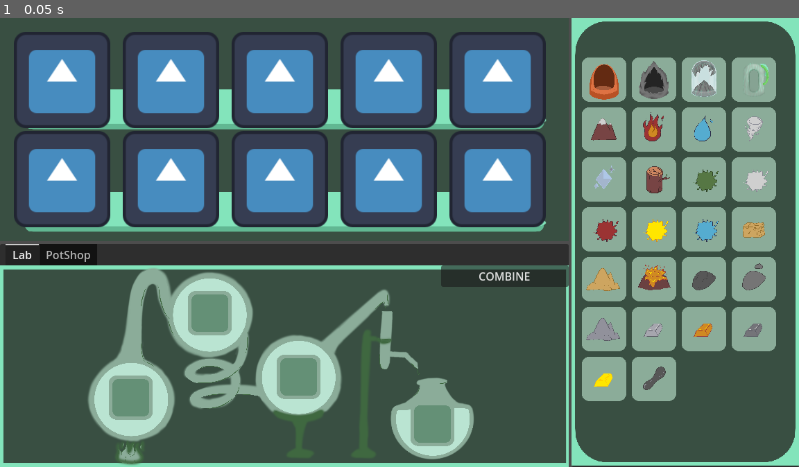
Above: before the commit, frame 1.
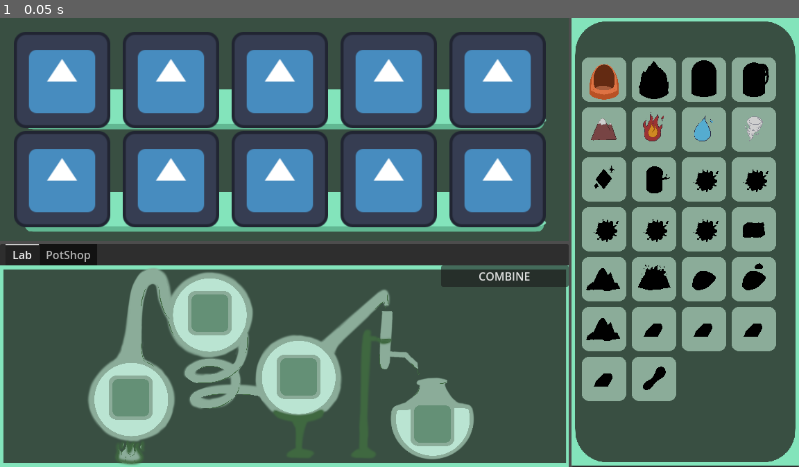
Above: after the commit, the same moment.

Repository: Girlies-stdio/elementalchemy
Game: Godot game, scene res://Scenes/main.tscn
Same seed, same stepped clock (60 frames per second), same inputs: the game is played once before the commit and once after it. The engine's default icon, where the game draws it, is replaced by a stand-in: a white triangle on a blue panel in a dark square.
Inputs:
- Up to frame 1 (0.05 s): no input

The runs differ from the first frame. In frame 1, 2.3% of the frame differs, in the area x 73-97%, y 9-83%.

Commit message:
fix: wrong color on items in inventory

Diff:
--- a/Inventory/inventory.gd
+++ b/Inventory/inventory.gd
@@ -17,6 +17,12 @@
 		slot.unlocked = false
 		slots[GlobalScript.ALL_ITEMS[i]] = slot
 
+	#init base items
+	insert(GlobalScript.ALL_ITEMS[0])
+	insert(GlobalScript.ALL_ITEMS[4])
+	insert(GlobalScript.ALL_ITEMS[5])
+	insert(GlobalScript.ALL_ITEMS[6])
+	insert(GlobalScript.ALL_ITEMS[7])
 
 func insert(item: Item, n: int = 1) -> void:
 	var slot = slots[item]
--- a/Inventory/inventory_gui.gd
+++ b/Inventory/inventory_gui.gd
@@ -10,11 +10,6 @@
 	connectSlots()
 	inventory.updated.connect(update)
 	update()
-	#TODO: remove after tests
-	inventory.insert(slots[0].itemStackGui.item)
-	inventory.insert(slots[4].itemStackGui.item)
-	inventory.insert(slots[5].itemStackGui.item)
-	inventory.insert(slots[7].itemStackGui.item)
 
 func update():
 	for i in range(slots.size()):
@@ -37,8 +32,6 @@
 			await isg.ready
 		isg.itemSprite.set_texture(isg.item.texture)
 		isg.update()
-
-		slot.index = i #TODO: maybe remove index if not used
 
 		var callable = Callable(onSlotClicked)
 		callable = callable.bind(slot)
--- a/Inventory/item_stack_gui.gd
+++ b/Inventory/item_stack_gui.gd
@@ -36,7 +36,6 @@
 		change_sprite_color(itemSprite, "black")
 
 func change_sprite_color(sprite: Sprite2D, mode: String) -> void:
-	if sprite.material == null or not sprite.material is ShaderMaterial:
 		var shader = Shader.new()
 		var shader_material = ShaderMaterial.new()
 		var shader_code
@@ -67,5 +66,3 @@
 		shader.code = shader_code
 		shader_material.shader = shader
 		sprite.material = shader_material
-	else:
-		sprite.material = null
--- a/Inventory/slot.gd
+++ b/Inventory/slot.gd
@@ -6,7 +6,6 @@
 
 @onready var inventory : Inventory = Global.get_node("Inventory")
 var itemStackGui: ItemStackGUI
-var index: int
 
 func insert(isg: ItemStackGUI):
 	itemStackGui = isg
--- a/Inventory/slot.tscn
+++ b/Inventory/slot.tscn
@@ -49,5 +49,6 @@
 vframes = 2
 
 [node name="CenterContainer" type="CenterContainer" parent="."]
+layout_mode = 0
 offset_right = 64.0
 offset_bottom = 64.0
